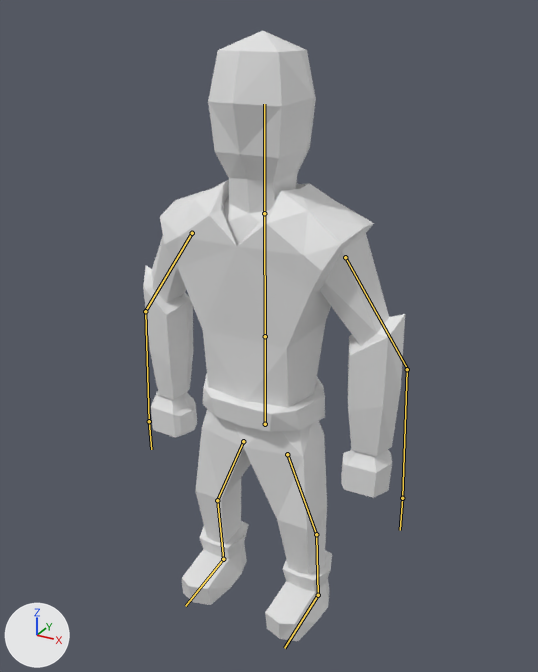
The Blender file Animations/ArcherShootStance.blend: old version first, new version second.
The view is the same before and after, from a camera (50 mm lens) standing at (4.95, -8.85, 9.31) and looking at (0.34, -0.47, 5.12). The axes (+X, +Y, +Z) are drawn at lower left. The lights are the same throughout. Both versions are drawn at frame 10 of the action 'Armature.000Action.000'; the numbers are the values there. The bones that bend it are drawn over the model as lines.
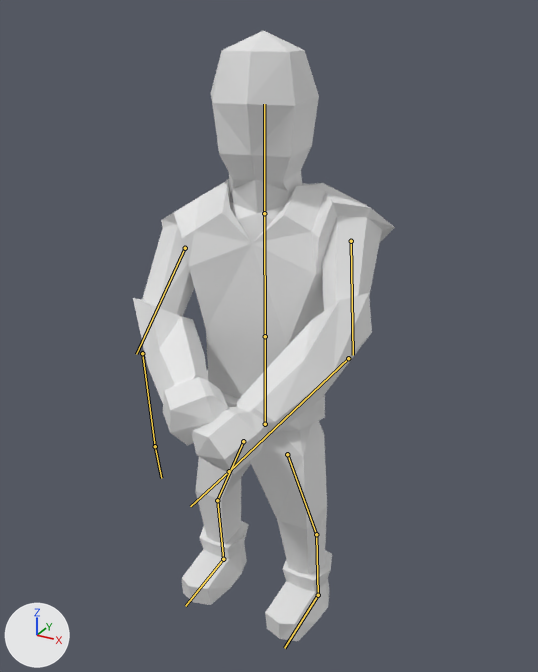
Pixel boxes (x1, y1, x2, y2) of what changed, in the pictures (538 x 672 px):
'Cube', posed
    before: (143, 31, 405, 641)
    after: (133, 30, 395, 641)
bone 'Shoulder.R', root to tip
    before: (192, 233) to (145, 311)
    after: (185, 248) to (136, 354)
bone 'Arm.R', root to tip
    before: (145, 311) to (149, 421)
    after: (142, 353) to (155, 446)
bone 'Shoulder.L', root to tip
    before: (345, 257) to (407, 369)
    after: (351, 241) to (353, 355)
bone 'Arm.L', root to tip
    before: (407, 369) to (402, 498)
    after: (348, 358) to (229, 471)

The edits, one by one:
Bone 'Chest' (bone_chest) turns from (0, 0, 0) to (0, 14, 0) degrees about its own x, y and z.
Bone 'Shoulder.R' (bone_shoulder_r) moves from (0.0, 0.0, 0.0) to (-0.1, 0.13, 0.05).
Bone 'Shoulder.R' (bone_shoulder_r) turns from (0, 0, 0) to (39, 2, -27) degrees about its own x, y and z.
Bone 'Arm.R' (bone_arm_r) moves from (0.0, 0.0, 0.0) to (0.09, -0.02, 0.09).
Bone 'Arm.R' (bone_arm_r) turns from (0, 0, 0) to (-50, 15, -11) degrees about its own x, y and z.
Bone 'Shoulder.L' (bone_shoulder_l) moves from (0.0, 0.0, 0.0) to (-0.01, -0.14, -0.09).
Bone 'Shoulder.L' (bone_shoulder_l) turns from (0, 0, 0) to (-6, 30, 50) degrees about its own x, y and z.
Bone 'Arm.L' (bone_arm_l) moves from (0.0, 0.0, 0.0) to (0.09, 0.05, -0.08).
Bone 'Arm.L' (bone_arm_l) turns from (0, 0, 0) to (-35, -8, -12) degrees about its own x, y and z.
